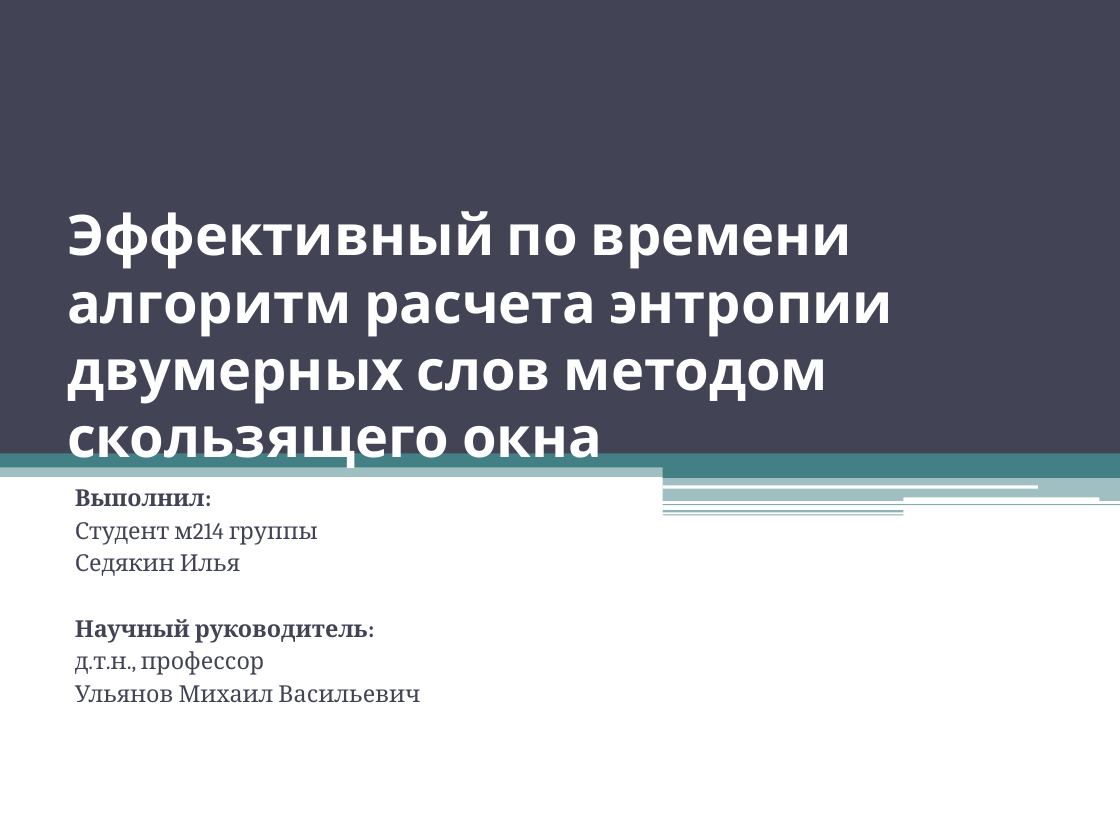
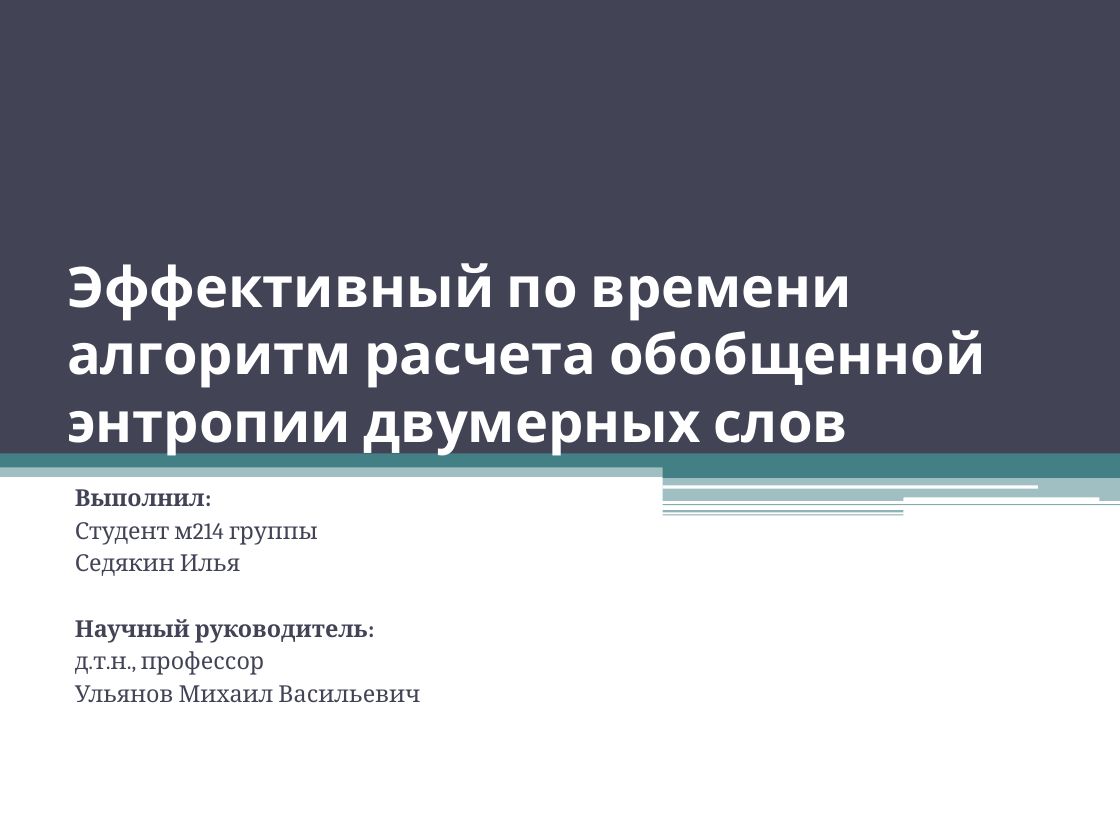
Before and after one commit to xslix/mag, a slide deck: slide 1 of Эффективный по времени алгоритм расчета энтропии двумерных слов.pptx. Drawn at 1120x840 pixels with LibreOffice and Linux fonts; fonts in the diff are those of the drawing. Boxes give left, top, right and bottom in pixels: in the first picture for what was removed or moved away, otherwise in the second. Text is boxed around its words. In the diff, an @@ line names an element or a change of style, - is before the commit and + after.

```diff
--- a/Эффективный по времени алгоритм расчета энтропии двумерных слов.pptx
+++ b/Эффективный по времени алгоритм расчета энтропии двумерных слов.pptx
@@ title at [67,263,986,456]: text changed @@
-Эффективный по времени алгоритм расчета энтропии двумерных слов методом скользящего окна
+Эффективный по времени алгоритм расчета обобщенной энтропии двумерных слов
```
Also in this commit, not shown: 3 slides added, 1 slide removed, 1 other file.
